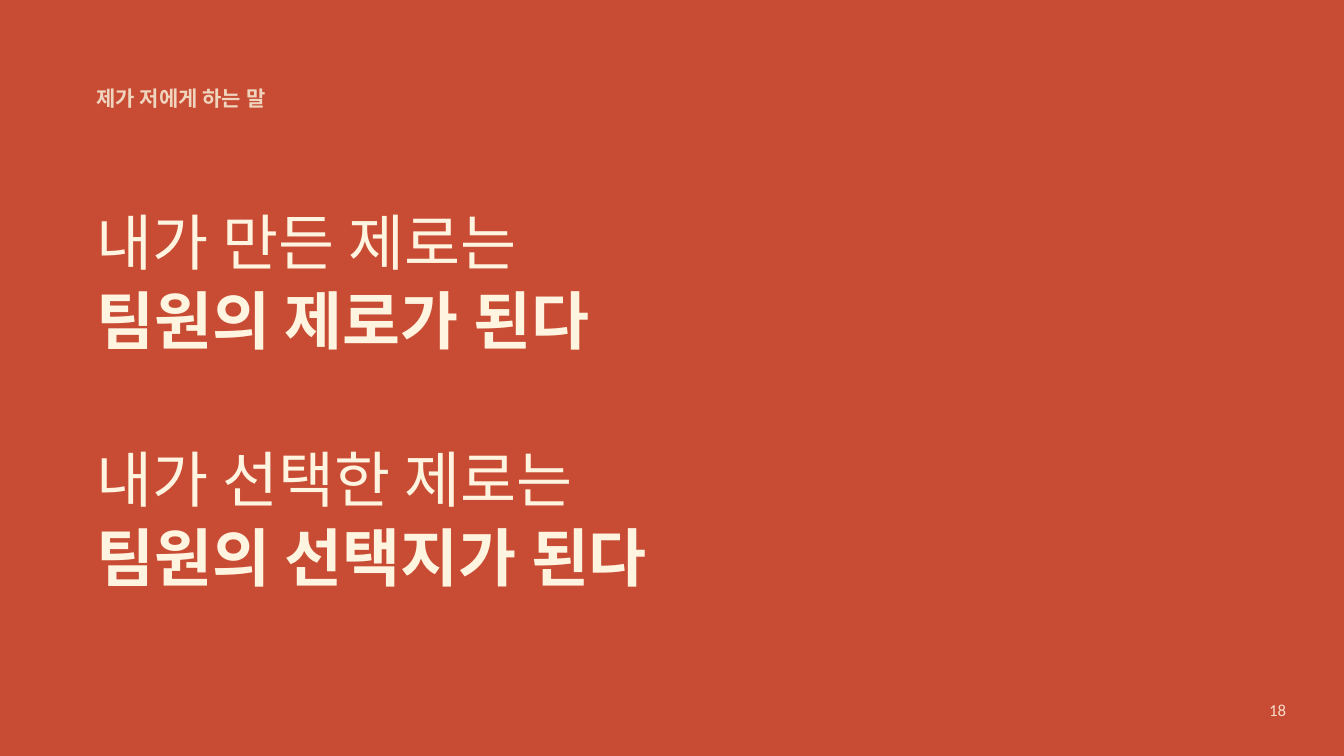
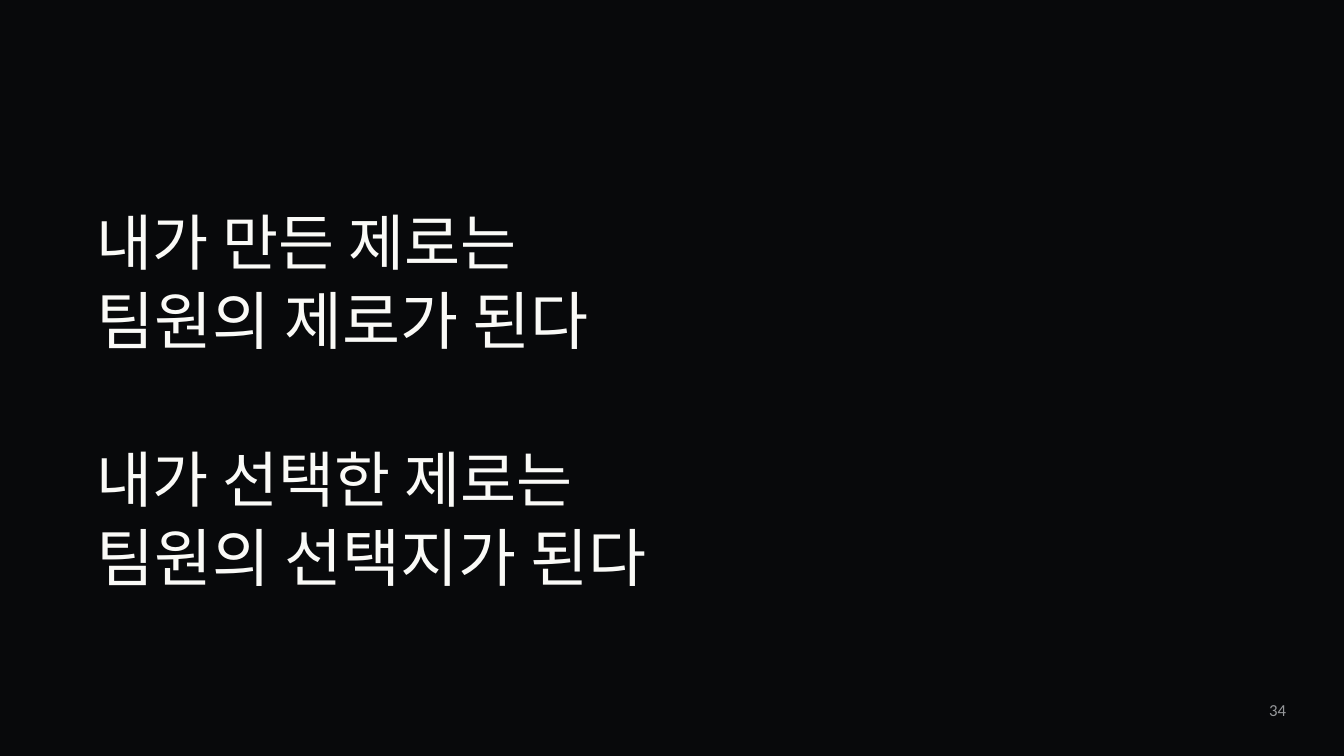
Before and after one commit to jaeyoung5178-bot/Presence, a slide deck: slide 34 of education/mentality/nozero400/NoZero-400Days.pptx (slide 18 before the commit). Drawn at 1344x756 pixels with LibreOffice and Linux fonts; fonts in the diff are those of the drawing. Boxes give left, top, right and bottom in pixels: in the first picture for what was removed or moved away, otherwise in the second. Text is boxed around its words. In the diff, an @@ line names an element or a change of style, - is before the commit and + after.

```diff
--- a/education/mentality/nozero400/NoZero-400Days.pptx
+++ b/education/mentality/nozero400/NoZero-400Days.pptx
@@ background #C84B34 to #08090B @@
@@ text removed at (x1=97, y1=88, x2=265, y2=108) @@
-제가 저에게 하는 말
@@ text "내가 만든 제로는" at (x1=97, y1=214, x2=516, y2=270): text colour #FFF4DF to #FAFAF7 @@
@@ text "팀원의 제로가 된다" at (x1=97, y1=292, x2=589, y2=349): text colour #FFF4DF to #FAFAF7, bold off @@
@@ text "내가 선택한 제로는" at (x1=97, y1=451, x2=572, y2=507): text colour #FFF4DF to #FAFAF7 @@
@@ text "팀원의 선택지가 된다" at (x1=97, y1=529, x2=647, y2=586): text colour #FFF4DF to #FAFAF7, bold off @@
@@ text at (x1=1269, y1=705, x2=1286, y2=716): text changed; text colour #F8DCCB to #96989B @@
-18
+34
```
Also in this commit, not shown: 6 other slides changed, 28 slides added, 12 slides removed, 26 other files.
